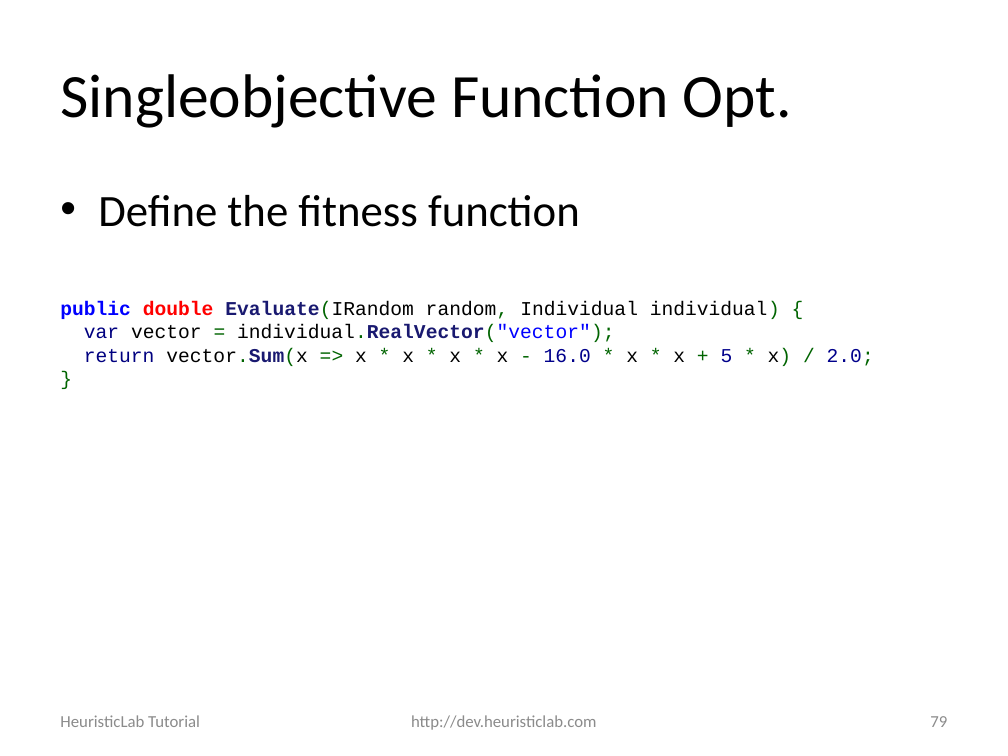
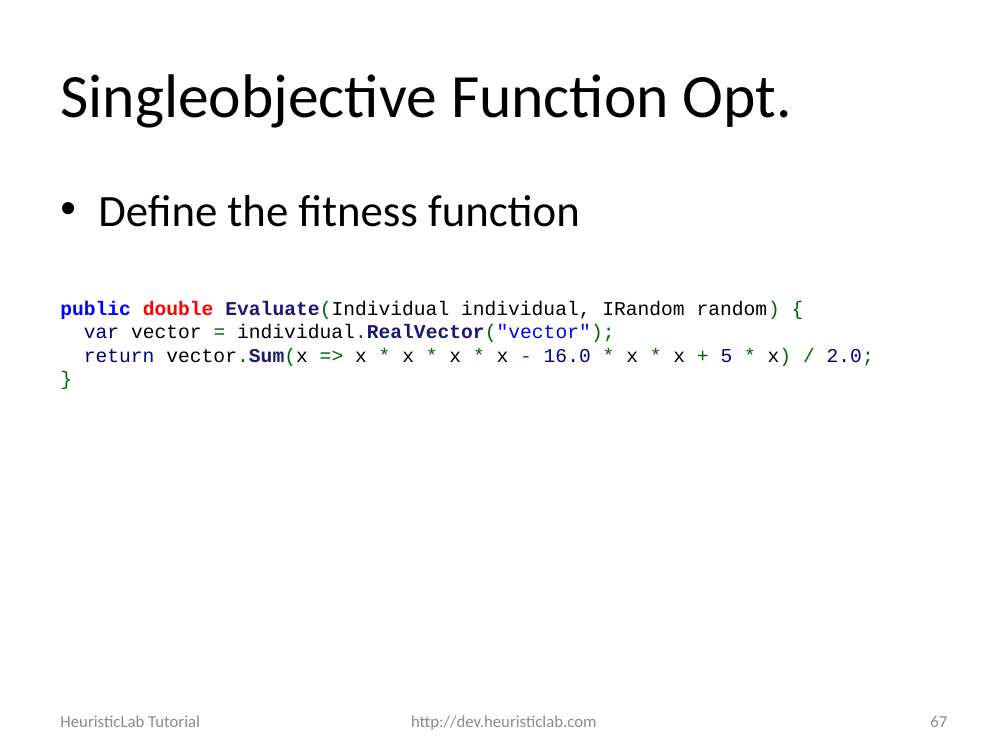
Before and after one commit to heal-research/HeuristicLab, a slide deck: slide 67 of documentation/Tutorials/Optimizing External Applications with HeuristicLab.pptx (slide 79 before the commit). Drawn at 1008x756 pixels with LibreOffice and Linux fonts; fonts in the diff are those of the drawing; background and template pictures are left out. Boxes give left, top, right and bottom in pixels: in the first picture for what was removed or moved away, otherwise in the second. Text is boxed around its words. In the diff, an @@ line names an element or a change of style, - is before the commit and + after.

```diff
--- a/documentation/Tutorials/Optimizing External Applications with HeuristicLab.pptx
+++ b/documentation/Tutorials/Optimizing External Applications with HeuristicLab.pptx
@@ text at box(60, 301, 780, 319): text changed @@
-public double Evaluate(IRandom random, Individual individual) {
+public double Evaluate(Individual individual, IRandom random) {
@@ page number at box(930, 716, 947, 727): text changed @@
-79
+67
```
Also in this commit, not shown: 17 other slides changed, 12 slides removed.
